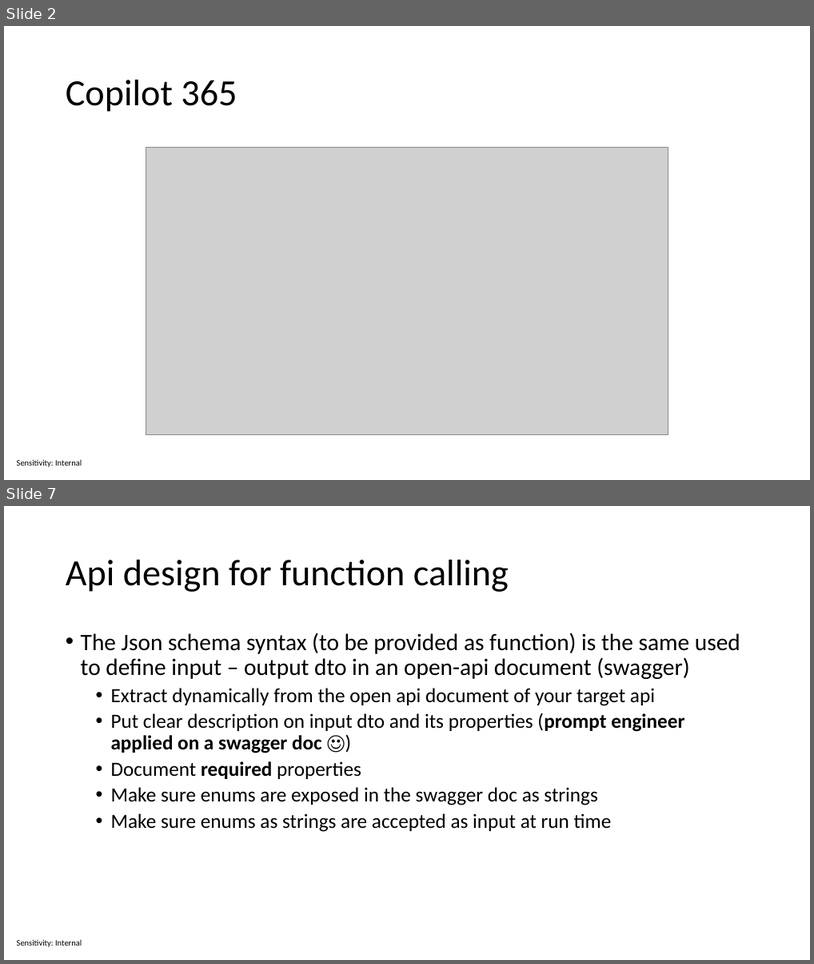
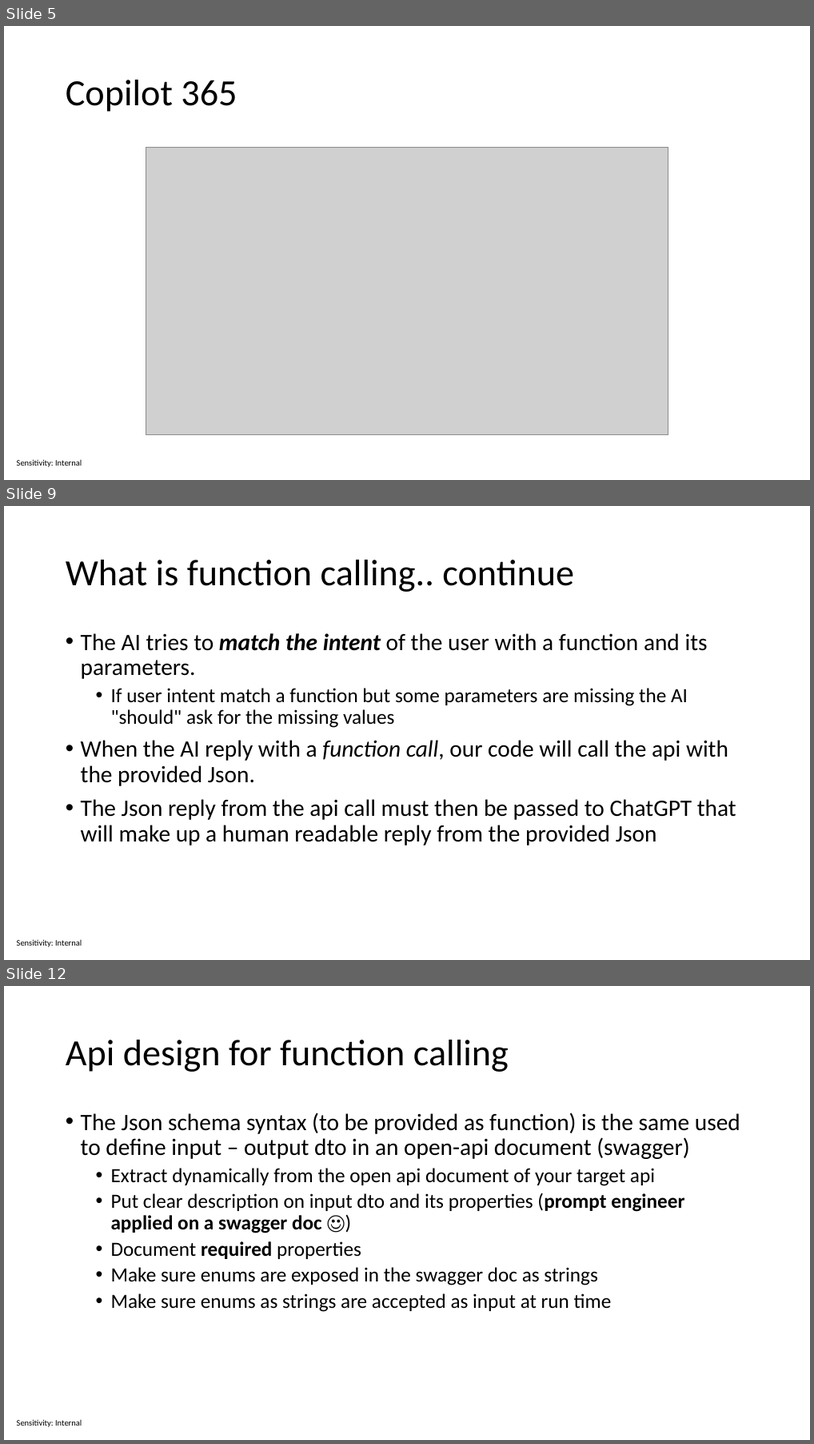
Before and after one commit to sabbadino/function-caling, a slide deck: Function calling.pptx. Shown one above the other, each under a label of ours: slides 2 and 7 before the commit, slides 5, 9 and 12 after it; the slides between them are not shown. The pictures are 814x964 and 814x1444 pixels, drawn with LibreOffice and Linux fonts; fonts in the diff are those of the drawing; grey boxes stand for pictures. Boxes give left, top, right and bottom in pixels: in the first picture for what was removed or moved away, otherwise in the second. Text is boxed around its words. In the diff, an @@ line names an element or a change of style, - is before the commit and + after.

```diff
--- a/Function calling.pptx
+++ b/Function calling.pptx
@@ slide 9 added at bbox=[4, 506, 810, 960], background #FFFFFF; not listed: 1 template element that a slide beside it also shows @@
@@ title added at bbox=[66, 560, 574, 592], 44 pt, text #000000 @@
+What is function calling.. continue
@@ text added at bbox=[81, 633, 737, 845], 28 pt, text #000000 @@
+• The AI tries to match the intent of the user with a function and its parameters.
+  • If user intent match a function but some parameters are missing the AI "should" ask for the missing values
+• When the AI reply with a function call, our code will call the api with the provided Json.
+• The Json reply from the api call must then be passed to ChatGPT that will make up a human readable reply from the provided Json
@@ what was slide 2 is now slide 5 @@
@@ what was slide 7 is now slide 12 @@
```
Also in this commit, not shown: 6 slides changed, 4 other slides added, 1 other file.
